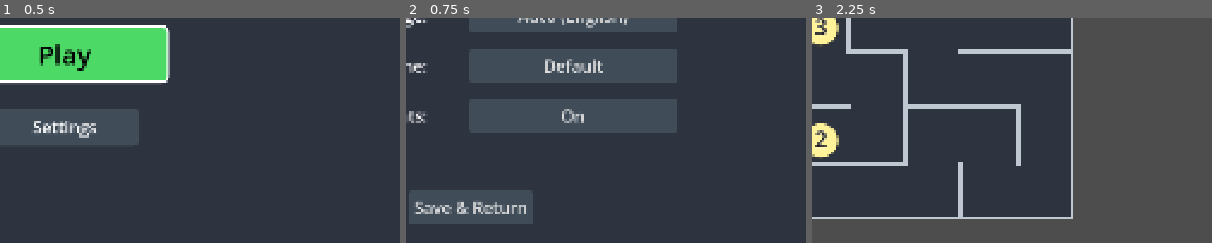
Above: before the commit, frames 1-3 (left to right).
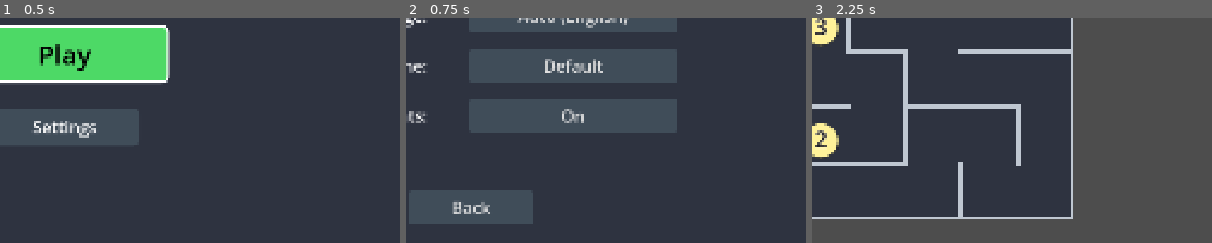
Above: after the commit, the same moments.

Repository: hausie007/LearingTVMaze
Game: Godot game, scene res://scenes/main_menu.tscn
Same seed, same stepped clock (60 frames per second), same inputs: the game is played once before the commit and once after it.
Inputs:
- Up to frame 1 (0.5 s): no input
- Up to frame 2 (0.75 s): click "Settings" at 0.5 s
- Up to frame 3 (2.25 s): click "Save & Return" (after the commit: "Back") at 1.25 s; click "Play" at 2 s
The pictures show only the part of the screen within x 42-92%, y 50-100%; the shares and areas given below are measured in that part.

Frame 1 is identical in both runs. In frame 2, 0.8% of the frame differs, in the area x 2-30%, y 81-88%; in frame 3, nothing differs.

Commit message:
tts into separate thread, handling back button

Diff:
--- a/data/translations.csv
+++ b/data/translations.csv
@@ -8,7 +8,7 @@
 setting_lang,Language:,Jazyk:,Sprache:,Idioma:,Langue :,Idioma:,Bahasa:,Ngôn ngữ:,Dil:,Lingua:,Język:
 setting_theme,Theme:,Téma:,Thema:,Tema:,Thème :,Tema:,Tema:,Chủ đề:,Tema:,Tema:,Temat:
 setting_voice,Voice Hints:,Hlas:,Sprachhinweise:,Pistas de voz:,Indices vocaux :,Dicas de voz:,Petunjuk Suara:,Gợi ý bằng giọng nói:,Sesli İpuçları:,Suggerimenti vocali:,Wskazówki głosowe:
-save_return,Save & Return,Uložit,Zurück,Guardar y salir,Sauvegarder,Salvar e Voltar,Simpan & Kembali,Lưu và Quay lại,Kaydet ve Dön,Salva e Torna,Zapisz i wróć
+save_return,Back,Zpět,Zurück,Atrás,Retour,Voltar,Kembali,Quay lại,Geri,Indietro,Powrót
 on,On,Zapnuto,An,Activado,Activé,Ligado,Aktif,Bật,Açık,Attivato,Włączone
 off,Off,Vypnuto,Aus,Desactivado,Désactivé,Desligado,Nonaktif,Tắt,Kapalı,Disattivato,Wyłączone
 mode_normal,Normal (Maze Only),Normální (jen bludiště),Normal (Nur Labyrinth),Normal (Solo laberinto),Normal (Labyrinthe uniquement),Normal (Apenas labirinto),Normal (Hanya labirin),Bình thường (Chỉ mê cung),Normal (Sadece Labirent),Normale (Solo labirinto),Normalny (Tylko labirynt)
@@ -40,3 +40,6 @@
 try_words,Try Words,Zkusit Slova,Wörter versuchen,Probar Palabras,Essayer Mots,Tentar Palavras,Coba Kata,Thử Từ ngữ,Kelimelerı Dene,Prova Parole,Spróbuj Słowa
 score_time,Time: %s,Čas: %s,Zeit: %s,Tiempo: %s,Temps : %s,Tempo: %s,Waktu: %s,Thời gian: %s,Süre: %s,Tempo: %s,Czas: %s
 score_steps,%d steps,%d kroků,%d Schritte,%d pasos,%d pas,%d passos,%d langkah,%d bước,%d adım,%d passi,%d kroków
+quit_confirm,Are you sure you want to exit?,Opravdu chcete odejít?,Möchten Sie wirklich beenden?,¿Estás seguro de que quieres salir?,Êtes-vous sûr de vouloir quitter ?,Tem certeza de que deseja sair?,Apakah Anda yakin ingin keluar?,Bạn có chắc chắn muốn thoát không?,Çıkmak istediğinizden emin misiniz?,Sei sicuro di voler uscire?,Czy na pewno chcesz wyjść?
+yes,Yes,Ano,Ja,Sí,Oui,Sim,Ya,Có,Evet,Sì,Tak
+no,No,Ne,Nein,No,Non,Não,Tidak,Không,Hayır,No,Nie
--- a/scripts/game_manager.gd
+++ b/scripts/game_manager.gd
@@ -51,6 +51,15 @@
 var _elapsed_time: float = 0.0
 var _move_count: int = 0
 
+# ── Threaded TTS (Android TV Optimization) ───────────────────────────────────
+var _tts_thread: Thread = null
+var _tts_mutex: Mutex = null
+var _tts_semaphore: Semaphore = null
+var _tts_exit_flag: bool = false
+var _tts_pending_text: String = ""
+var _tts_pending_voice: String = ""
+var _tts_pending_rate: float = 1.0
+
 
 # ── Lifecycle ────────────────────────────────────────────────────────────────
 
@@ -71,6 +80,21 @@
 
 	# Generate and display the first maze.
 	_start_new_maze()
+
+	# Start TTS background thread
+	_tts_mutex = Mutex.new()
+	_tts_semaphore = Semaphore.new()
+	_tts_thread = Thread.new()
+	_tts_thread.start(_tts_worker_loop)
+
+func _exit_tree() -> void:
+	# Clean up TTS thread
+	if _tts_thread and _tts_thread.is_alive():
+		_tts_mutex.lock()
+		_tts_exit_flag = true
+		_tts_mutex.unlock()
+		_tts_semaphore.post()
+		_tts_thread.wait_to_finish()
 
 func _process(delta: float) -> void:
 	# Win countdown
@@ -650,12 +674,47 @@
 	var lang := lang_override if not lang_override.is_empty() else Config.get_effective_language()
 	var speak_text := text.to_lower()
 
-	# Find a voice that matches the language.
 	var voices := DisplayServer.tts_get_voices_for_language(lang)
-	if voices.is_empty():
-		DisplayServer.tts_speak(speak_text, "", 50, 1.0, rate)
-	else:
-		DisplayServer.tts_speak(speak_text, voices[0], 50, 1.0, rate)
+	var voice_id := ""
+	if not voices.is_empty():
+		voice_id = voices[0]
+
+	# Pass to background thread
+	_tts_mutex.lock()
+	_tts_pending_text = speak_text
+	_tts_pending_voice = voice_id
+	_tts_pending_rate = rate
+	_tts_mutex.unlock()
+
+	_tts_semaphore.post()
+
+
+## Background thread loop for TTS calls
+func _tts_worker_loop() -> void:
+	while true:
+		_tts_semaphore.wait()
+
+		var text: String = ""
+		var voice: String = ""
+		var rate: float = 1.0
+
+		_tts_mutex.lock()
+		if _tts_exit_flag:
+			_tts_mutex.unlock()
+			break
+
+		# Grab the LATEST request and clear the pending state
+		text = _tts_pending_text
+		voice = _tts_pending_voice
+		rate = _tts_pending_rate
+		_tts_pending_text = ""
+		_tts_mutex.unlock()
+
+		if not text.is_empty():
+			# Note: DisplayServer methods are generally thread-safe in Godot 4,
+			# but offloading the block solves the OS-level UI lag.
+			DisplayServer.tts_stop()
+			DisplayServer.tts_speak(text, voice, 50, 1.0, rate)
 
 func _on_player_moved(new_pos: Vector2i) -> void:
 	_move_count += 1
--- a/scripts/main_menu.gd
+++ b/scripts/main_menu.gd
@@ -3,6 +3,10 @@
 @onready var play_btn: Button = %PlayButton
 @onready var settings_btn: Button = %SettingsButton
 @onready var title_label: Label = %Title
+
+# ── Quit Dialog ──────────────────────────────────────────────────────────────
+var _quit_dialog: CanvasLayer = null
+var _quit_no_button: Button = null
 
 func _ready() -> void:
 	play_btn.pressed.connect(_on_play_pressed)
@@ -16,8 +20,112 @@
 	# Pre-select Play button for TV D-pad
 	play_btn.grab_focus()
 
+func _input(event: InputEvent) -> void:
+	if event.is_action_pressed("ui_cancel"):
+		if _quit_dialog and _quit_dialog.visible:
+			_hide_quit_dialog()
+		else:
+			_show_quit_dialog()
+		get_viewport().set_input_as_handled()
+
 func _on_play_pressed() -> void:
 	get_tree().change_scene_to_file("res://scenes/main.tscn")
 
 func _on_settings_pressed() -> void:
 	get_tree().change_scene_to_file("res://scenes/settings_menu.tscn")
+
+func _show_quit_dialog() -> void:
+	if not _quit_dialog:
+		_create_quit_dialog()
+
+	_quit_dialog.visible = true
+	if _quit_no_button:
+		_quit_no_button.grab_focus() # Safer default
+
+func _hide_quit_dialog() -> void:
+	if _quit_dialog:
+		_quit_dialog.visible = false
+	play_btn.grab_focus()
+
+func _create_quit_dialog() -> void:
+	_quit_dialog = CanvasLayer.new()
+	_quit_dialog.layer = 100
+	add_child(_quit_dialog)
+
+	var overlay := ColorRect.new()
+	overlay.color = Color(0, 0, 0, 0.7)
+	overlay.anchors_preset = Control.PRESET_FULL_RECT
+	overlay.set_anchors_and_offsets_preset(Control.PRESET_FULL_RECT)
+	_quit_dialog.add_child(overlay)
+
+	var center := CenterContainer.new()
+	center.anchors_preset = Control.PRESET_FULL_RECT
+	center.set_anchors_and_offsets_preset(Control.PRESET_FULL_RECT)
+	overlay.add_child(center)
+
+	var panel := PanelContainer.new()
+	var style := StyleBoxFlat.new()
+	style.bg_color = Color(0.15, 0.17, 0.22)
+	style.corner_radius_top_left = 20
+	style.corner_radius_top_right = 20
+	style.corner_radius_bottom_right = 20
+	style.corner_radius_bottom_left = 20
+	style.content_margin_left = 60
+	style.content_margin_right = 60
+	style.content_margin_top = 40
+	style.content_margin_bottom = 40
+	panel.add_theme_stylebox_override("panel", style)
+	center.add_child(panel)
+
+	var vbox := VBoxContainer.new()
+	vbox.add_theme_constant_override("separation", 40)
+	panel.add_child(vbox)
+
+	var lbl := Label.new()
+	lbl.text = tr("quit_confirm")
+	lbl.horizontal_alignment = HORIZONTAL_ALIGNMENT_CENTER
+	lbl.add_theme_font_size_override("font_size", 48)
+	vbox.add_child(lbl)
+
+	var hbox := HBoxContainer.new()
+	hbox.alignment = BoxContainer.ALIGNMENT_CENTER
+	hbox.add_theme_constant_override("separation", 50)
+	vbox.add_child(hbox)
+
+	var yes_btn := _create_dialog_button(tr("yes"), Color(0.8, 0.3, 0.3))
+	yes_btn.pressed.connect(func(): get_tree().quit())
+	hbox.add_child(yes_btn)
+
+	_quit_no_button = _create_dialog_button(tr("no"), Color(0.3, 0.6, 0.4))
+	_quit_no_button.pressed.connect(_hide_quit_dialog)
+	hbox.add_child(_quit_no_button)
+
+func _create_dialog_button(txt: String, focus_color: Color) -> Button:
+	var btn := Button.new()
+	btn.text = txt
+	btn.custom_minimum_size = Vector2(250, 100)
+	btn.add_theme_font_size_override("font_size", 36)
+
+	var normal := StyleBoxFlat.new()
+	normal.bg_color = Color(0.25, 0.3, 0.35)
+	normal.corner_radius_top_left = 10
+	normal.corner_radius_top_right = 10
+	normal.corner_radius_bottom_right = 10
+	normal.corner_radius_bottom_left = 10
+	btn.add_theme_stylebox_override("normal", normal)
+
+	var focus := StyleBoxFlat.new()
+	focus.bg_color = focus_color
+	focus.border_width_left = 3
+	focus.border_width_top = 3
+	focus.border_width_right = 3
+	focus.border_width_bottom = 3
+	focus.border_color = Color.WHITE
+	focus.corner_radius_top_left = 10
+	focus.corner_radius_top_right = 10
+	focus.corner_radius_bottom_right = 10
+	focus.corner_radius_bottom_left = 10
+	btn.add_theme_stylebox_override("focus", focus)
+	btn.add_theme_stylebox_override("hover", focus)
+
+	return btn
--- a/scripts/settings_menu.gd
+++ b/scripts/settings_menu.gd
@@ -12,22 +12,24 @@
 const DIFF_KEYS = ["diff_very_easy", "diff_easy", "diff_medium", "diff_hard"]
 const LANG_KEYS = ["lang_auto", "lang_english", "lang_czech", "lang_german", "lang_spanish", "lang_french", "lang_portuguese", "lang_indonesian", "lang_vietnamese", "lang_turkish", "lang_italian", "lang_polish"]
 const LANG_CODES = ["auto", "en", "cs", "de", "es", "fr", "pt", "id", "vi", "tr", "it", "pl"]
+var _is_saving: bool = false
 
 func _ready() -> void:
 	# Load current config state into temp variables
-	temp_mode = Config.game_mode
-	temp_diff = Config.difficulty
-	themes = Config.get_available_themes()
+	if Config:
+		temp_mode = Config.game_mode
+		temp_diff = Config.difficulty
+		themes = Config.get_available_themes()
 
-	temp_theme_idx = themes.find(Config.theme_dir_name)
-	if temp_theme_idx < 0:
-		temp_theme_idx = 0
+		temp_theme_idx = themes.find(Config.theme_dir_name)
+		if temp_theme_idx < 0:
+			temp_theme_idx = 0
 
-	temp_lang_idx = LANG_CODES.find(Config.language)
-	if temp_lang_idx < 0:
-		temp_lang_idx = 0
+		temp_lang_idx = LANG_CODES.find(Config.language)
+		if temp_lang_idx < 0:
+			temp_lang_idx = 0
 
-	temp_voice = Config.voice_hints
+		temp_voice = Config.voice_hints
 
 	# Wire up buttons
 	_setup_cycling_button(%ModeButton, func(dir): _cycle_mode(dir))
@@ -36,33 +38,45 @@
 	_setup_cycling_button(%ThemeButton, func(dir): _cycle_theme(dir))
 	_setup_cycling_button(%VoiceButton, func(dir): _cycle_voice(dir))
 
-	%SaveButton.pressed.connect(_on_save_pressed)
+	if has_node("%SaveButton"):
+		%SaveButton.pressed.connect(_on_save_pressed)
 
 	_update_labels()
 	_update_static_labels()
 
 	# Focus first interactive element for TV
-	%ModeButton.grab_focus()
+	if has_node("%ModeButton"):
+		%ModeButton.grab_focus()
+
+func _input(event: InputEvent) -> void:
+	if _is_saving: return
+
+	if event.is_action_pressed("ui_cancel"):
+		# Set handled BEFORE calling save, to stop bubbling
+		get_viewport().set_input_as_handled()
+		_on_save_pressed()
 
 func _setup_cycling_button(btn: Button, cycle_func: Callable) -> void:
+	if not btn: return
+
 	# Find relative arrows based on button name
 	var base_name = btn.name.replace("Button", "")
-	var left_arrow: Label = get_node_or_null("%%%sLeftArrow" % base_name)
-	var right_arrow: Label = get_node_or_null("%%%sRightArrow" % base_name)
+	var left_arrow = get_node_or_null("%%%sLeftArrow" % base_name)
+	var right_arrow = get_node_or_null("%%%sRightArrow" % base_name)
 
 	if left_arrow: left_arrow.modulate.a = 0.0
 	if right_arrow: right_arrow.modulate.a = 0.0
 
 	# Show arrows when focused
 	btn.focus_entered.connect(func():
-		if left_arrow: left_arrow.modulate.a = 1.0
-		if right_arrow: right_arrow.modulate.a = 1.0
+		if is_instance_valid(left_arrow): left_arrow.modulate.a = 1.0
+		if is_instance_valid(right_arrow): right_arrow.modulate.a = 1.0
 	)
 
 	# Hide arrows when focus is lost
 	btn.focus_exited.connect(func():
-		if left_arrow: left_arrow.modulate.a = 0.0
-		if right_arrow: right_arrow.modulate.a = 0.0
+		if is_instance_valid(left_arrow): left_arrow.modulate.a = 0.0
+		if is_instance_valid(right_arrow): right_arrow.modulate.a = 0.0
 	)
 
 	# Cycle on click
@@ -81,22 +95,27 @@
 	)
 
 func _cycle_mode(dir: int) -> void:
+	if MODE_KEYS.size() == 0: return
 	temp_mode = (temp_mode + dir + MODE_KEYS.size()) % MODE_KEYS.size()
 	_update_labels()
 
 func _cycle_diff(dir: int) -> void:
+	if DIFF_KEYS.size() == 0: return
 	temp_diff = (temp_diff + dir + DIFF_KEYS.size()) % DIFF_KEYS.size()
 	_update_labels()
 
 func _cycle_lang(dir: int) -> void:
+	if LANG_KEYS.size() == 0: return
 	temp_lang_idx = (temp_lang_idx + dir + LANG_KEYS.size()) % LANG_KEYS.size()
 	# Temporarily set the language so tr() previews the new language
-	Config.language = LANG_CODES[temp_lang_idx]
-	TranslationServer.set_locale(Config.get_effective_language())
+	if Config and temp_lang_idx < LANG_CODES.size():
+		Config.language = LANG_CODES[temp_lang_idx]
+		TranslationServer.set_locale(Config.get_effective_language())
 	_update_labels()
 	_update_static_labels()
 
 func _cycle_theme(dir: int) -> void:
+	if themes.size() == 0: return
 	temp_theme_idx = (temp_theme_idx + dir + themes.size()) % themes.size()
 	_update_labels()
 
@@ -105,41 +124,56 @@
 	_update_labels()
 
 func _update_labels() -> void:
-	%ModeButton.text = tr(MODE_KEYS[temp_mode])
-	%DiffButton.text = tr(DIFF_KEYS[temp_diff])
+	if has_node("%ModeButton") and temp_mode < MODE_KEYS.size():
+		%ModeButton.text = tr(MODE_KEYS[temp_mode])
+	if has_node("%DiffButton") and temp_diff < DIFF_KEYS.size():
+		%DiffButton.text = tr(DIFF_KEYS[temp_diff])
 
 	# For "Auto", show the detected language in parentheses
-	var lang_text := tr(LANG_KEYS[temp_lang_idx])
-	if temp_lang_idx == 0:
+	var lang_text := ""
+	if temp_lang_idx < LANG_KEYS.size():
+		lang_text = tr(LANG_KEYS[temp_lang_idx])
+
+	if temp_lang_idx == 0 and Config:
 		# Show which language auto resolves to
 		var detected := Config.get_effective_language()
 		var det_idx := LANG_CODES.find(detected)
-		if det_idx > 0:
+		if det_idx > 0 and det_idx < LANG_KEYS.size():
 			lang_text += " (%s)" % tr(LANG_KEYS[det_idx])
-	%LangButton.text = lang_text
 
-	%ThemeButton.text = themes[temp_theme_idx].capitalize()
-	%VoiceButton.text = tr("on") if temp_voice else tr("off")
+	if has_node("%LangButton"):
+		%LangButton.text = lang_text
+
+	if has_node("%ThemeButton") and temp_theme_idx < themes.size():
+		%ThemeButton.text = themes[temp_theme_idx].capitalize()
+	if has_node("%VoiceButton"):
+		%VoiceButton.text = tr("on") if temp_voice else tr("off")
 
 func _update_static_labels() -> void:
 	# Update row titles and other static text to current language
-	%Title.text = tr("settings_title")
-	%ModeTitle.text = tr("setting_mode")
-	%DiffTitle.text = tr("setting_diff")
-	%LangTitle.text = tr("setting_lang")
-	%ThemeTitle.text = tr("setting_theme")
-	%VoiceTitle.text = tr("setting_voice")
-	%SaveButton.text = tr("save_return")
+	if has_node("%Title"): %Title.text = tr("settings_title")
+	if has_node("%ModeTitle"): %ModeTitle.text = tr("setting_mode")
+	if has_node("%DiffTitle"): %DiffTitle.text = tr("setting_diff")
+	if has_node("%LangTitle"): %LangTitle.text = tr("setting_lang")
+	if has_node("%ThemeTitle"): %ThemeTitle.text = tr("setting_theme")
+	if has_node("%VoiceTitle"): %VoiceTitle.text = tr("setting_voice")
+	if has_node("%SaveButton"): %SaveButton.text = tr("save_return")
 
 func _on_save_pressed() -> void:
+	if _is_saving: return
+	_is_saving = true
+
 	# Save temp variables back to singleton
-	Config.game_mode = temp_mode
-	Config.difficulty = temp_diff
-	Config.language = LANG_CODES[temp_lang_idx]
-	Config.theme_dir_name = themes[temp_theme_idx]
-	Config.voice_hints = temp_voice
-	Config.save_settings()
-	TranslationServer.set_locale(Config.get_effective_language())
+	if Config:
+		Config.game_mode = temp_mode
+		Config.difficulty = temp_diff
+		if temp_lang_idx < LANG_CODES.size():
+			Config.language = LANG_CODES[temp_lang_idx]
+		if temp_theme_idx < themes.size():
+			Config.theme_dir_name = themes[temp_theme_idx]
+		Config.voice_hints = temp_voice
+		Config.save_settings()
+		TranslationServer.set_locale(Config.get_effective_language())
 
 	# Return to Main Menu
 	get_tree().change_scene_to_file("res://scenes/main_menu.tscn")
Binary file changed: data/translations.cs.translation
Binary file changed: data/translations.de.translation
Binary file changed: data/translations.en.translation
Binary file changed: data/translations.es.translation
Binary file changed: data/translations.fr.translation
Binary file changed: data/translations.id.translation
Binary file changed: data/translations.it.translation
Binary file changed: data/translations.pl.translation
Binary file changed: data/translations.pt.translation
Binary file changed: data/translations.tr.translation
Binary file changed: data/translations.vi.translation
